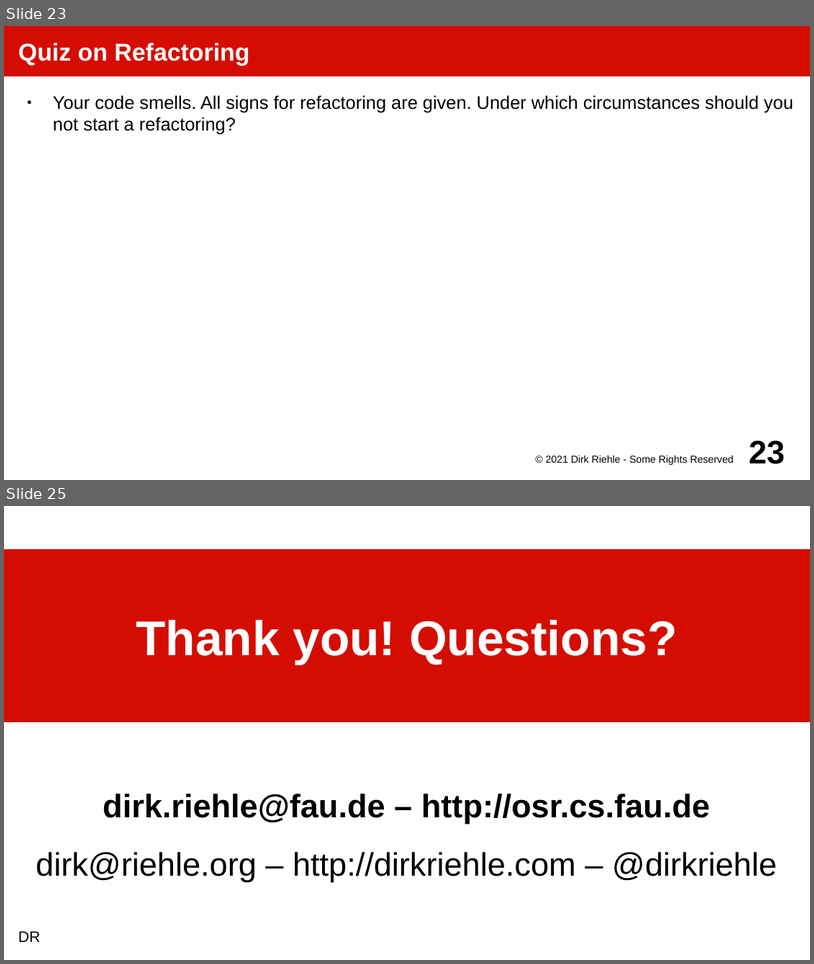
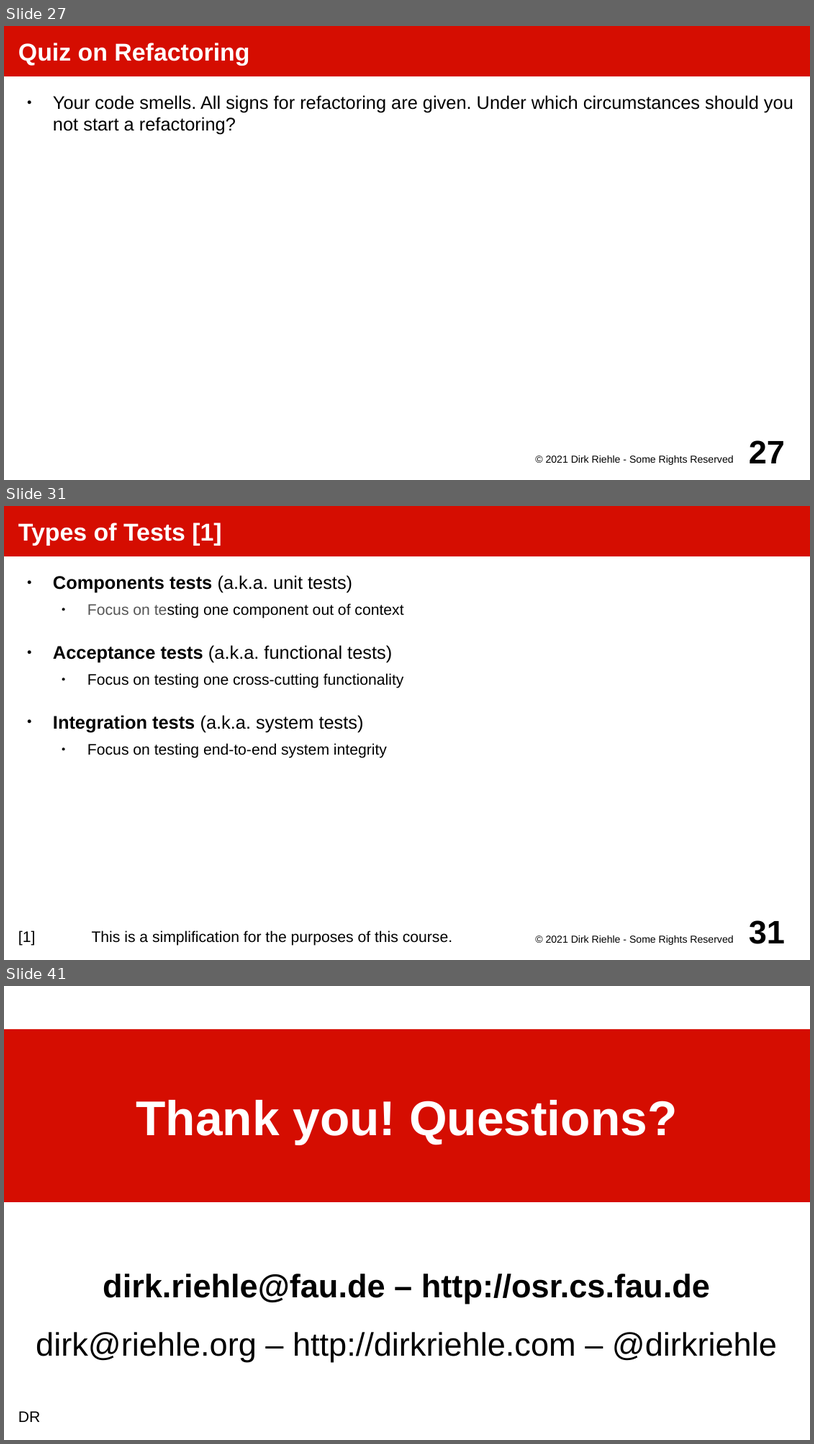
Before and after one commit to dirkriehle/amos-course, a slide deck: Lecture slides/AMOS E02 - Programming Practices.odp. Shown one above the other, each under a label of ours: slides 23 and 25 before the commit, slides 27, 31 and 41 after it; the slides between them are not shown. The pictures are 814x964 and 814x1444 pixels, drawn with LibreOffice and Linux fonts; fonts in the diff are those of the drawing. Boxes give left, top, right and bottom in pixels: in the first picture for what was removed or moved away, otherwise in the second. Text is boxed around its words. In the diff, an @@ line names an element or a change of style, - is before the commit and + after.

```diff
--- a/Lecture slides/AMOS E02 - Programming Practices.odp
+++ b/Lecture slides/AMOS E02 - Programming Practices.odp
@@ slide 31 added at bbox=[4, 506, 810, 960], background #FFFFFF @@
@@ title added at bbox=[4, 506, 810, 556], fill #D50D01, 24 pt, text #FFFFFF, bold @@
+Types of Tests [1]
@@ text added at bbox=[53, 575, 404, 758], 15 pt, text #000000 @@
+● Components tests (a.k.a. unit tests)
+  ● Focus on testing one component out of context
+● Acceptance tests (a.k.a. functional tests)
+  ● Focus on testing one cross-cutting functionality
+● Integration tests (a.k.a. system tests)
+  ● Focus on testing end-to-end system integrity
@@ text added at bbox=[18, 930, 453, 945], 15 pt, text #000000 @@
+[1] This is a simplification for the purposes of this course.
@@ text added at bbox=[546, 934, 733, 944], 10 pt, text #000000 @@
+© 2021 Dirk Riehle - Some Rights Reserved
@@ page number added at bbox=[749, 920, 785, 944], 32 pt, text #000000, bold @@
+31
@@ what was slide 23 is now slide 27 @@
@@ page number at bbox=[749, 440, 785, 463]: text changed @@
-23
+27
@@ what was slide 25 is now slide 41 @@
```
Also in this commit, not shown: 4 slides changed, 15 other slides added, 8 other files.
